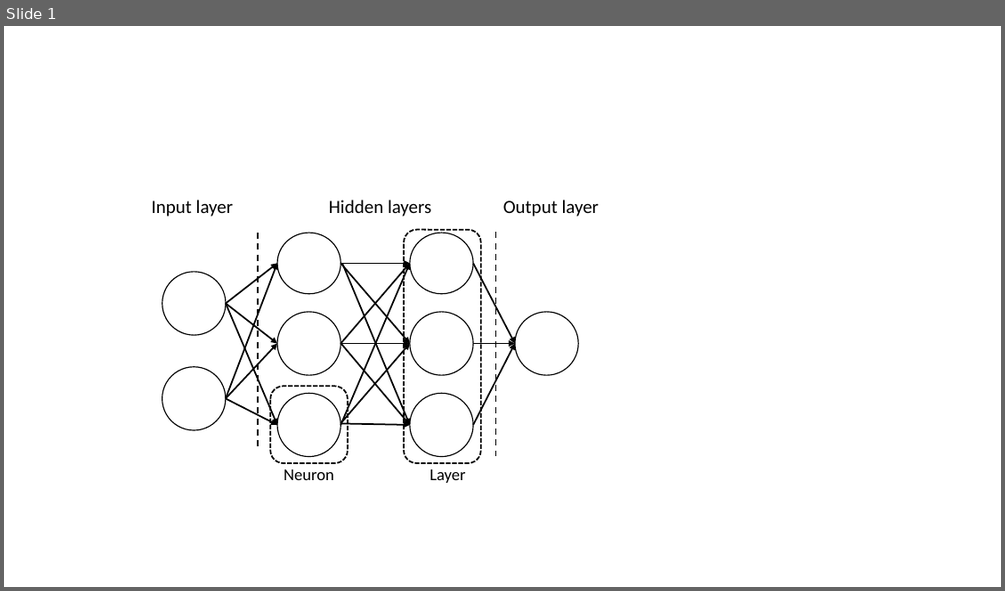
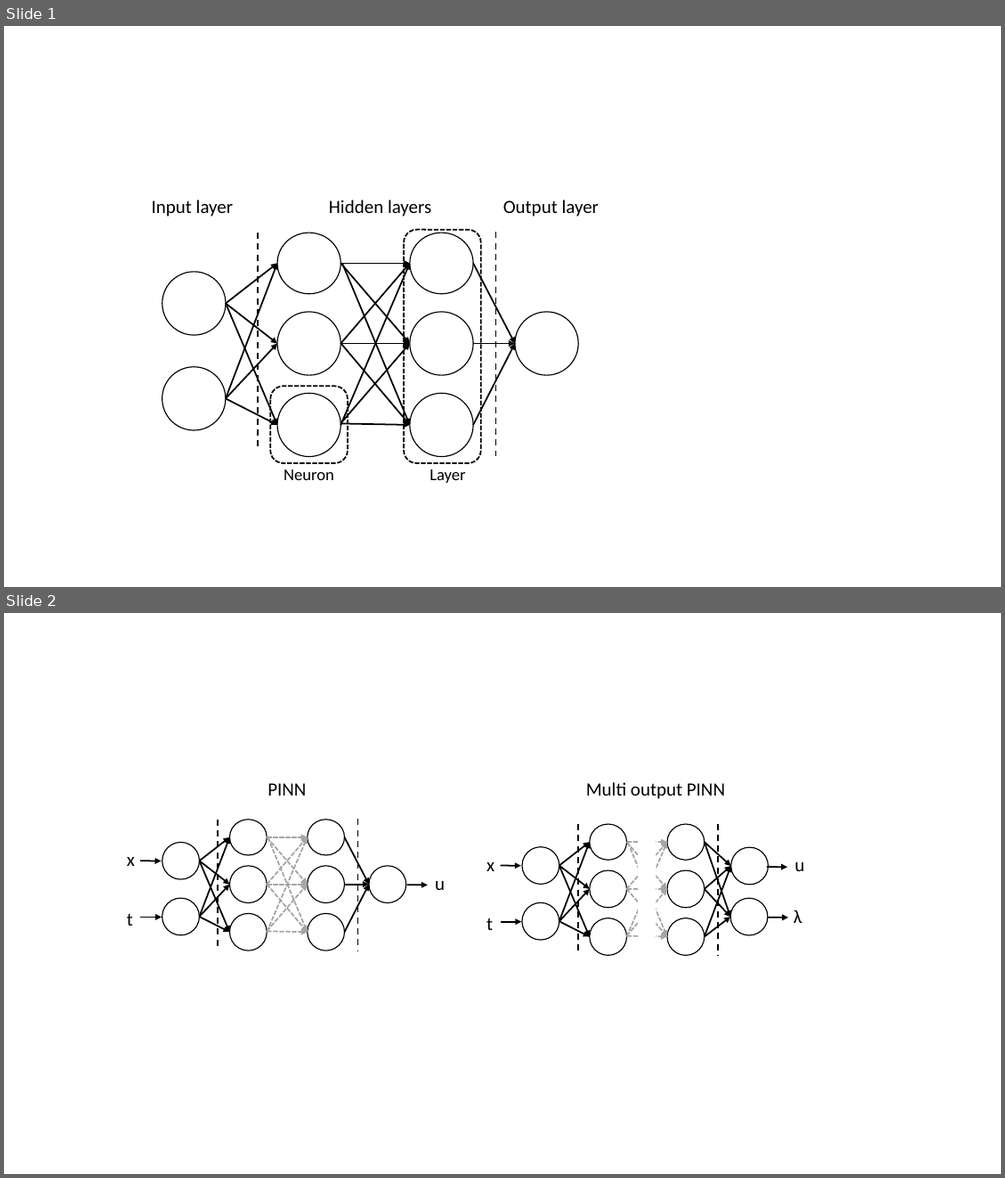
Before and after one commit to GJBoth/Masters-thesis, a slide deck: source/figures.pptx. Shown one above the other, each under a label of ours: slide 1 before the commit, slides 1 and 2 after it. The pictures are 1005x591 and 1005x1178 pixels, drawn with LibreOffice and Linux fonts; fonts in the diff are those of the drawing. Boxes give left, top, right and bottom in pixels: in the first picture for what was removed or moved away, otherwise in the second. Text is boxed around its words. In the diff, an @@ line names an element or a change of style, - is before the commit and + after.

```diff
--- a/source/figures.pptx
+++ b/source/figures.pptx
@@ slide 2 added at [4,613,1001,1174], background #FFFFFF @@
@@ group added at [127,782,804,956]: 46 arrows, 19 ellipses, 9 texts, 4 lines, 1 rectangle @@
+x
+t
+u
+PINN
+x
+t
+u
+Multi output PINN
+λ
```
Also in this commit, not shown: 5 other files.
